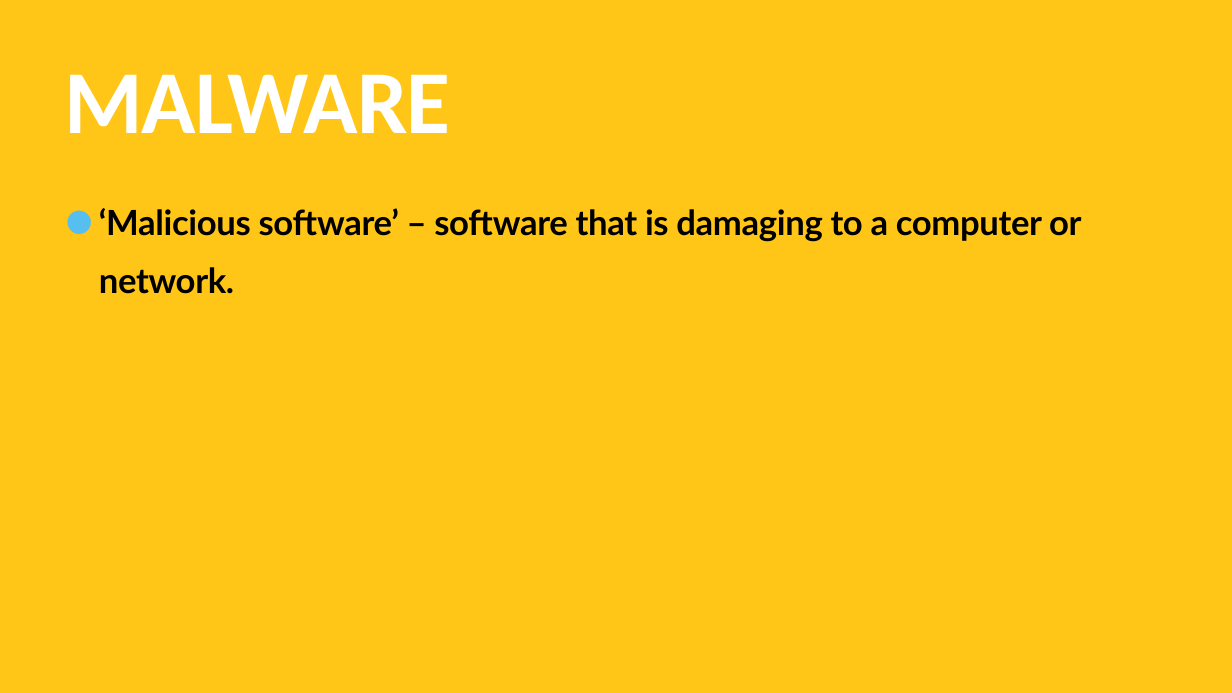
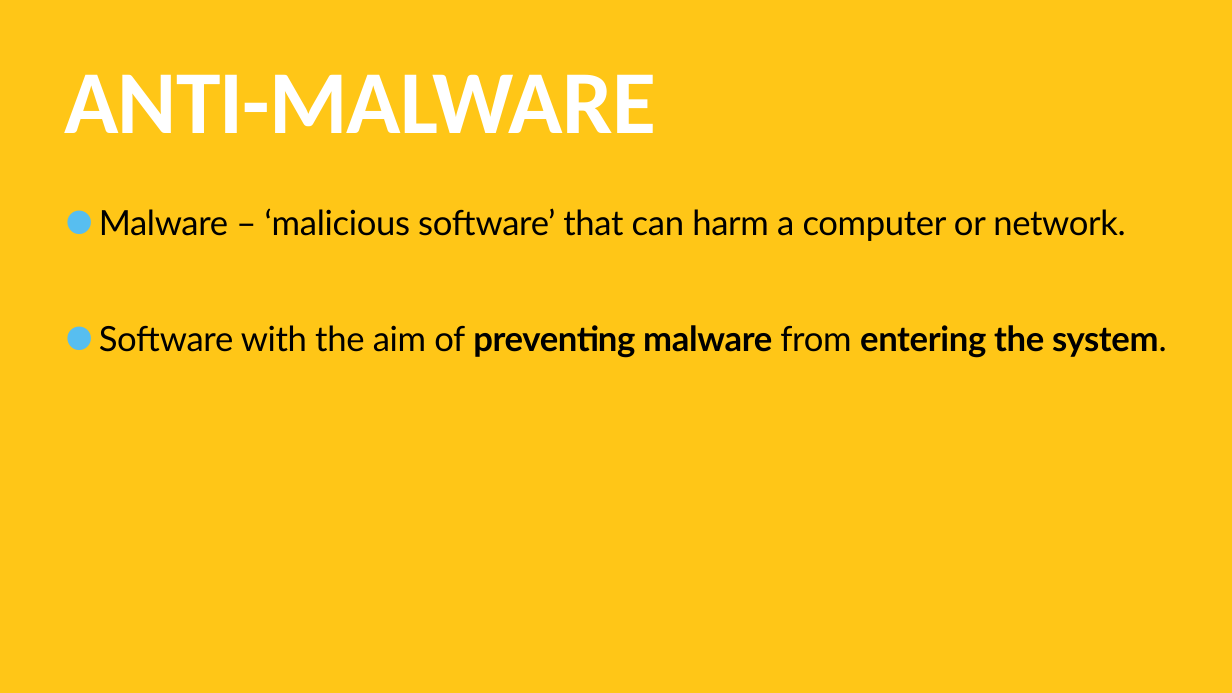
Before and after one commit to TommyWoodley/teaching, a slide deck: slide 6 of Y10/L2/L2.pptx (slide 2 before the commit). Drawn at 1232x693 pixels with LibreOffice and Linux fonts; fonts in the diff are those of the drawing. Boxes give left, top, right and bottom in pixels: in the first picture for what was removed or moved away, otherwise in the second. Text is boxed around its words. In the diff, an @@ line names an element or a change of style, - is before the commit and + after.

Commit message:
added anti-malware and firewalls

```diff
--- a/Y10/L2/L2.pptx
+++ b/Y10/L2/L2.pptx
@@ title at <box>64,74,656,133</box>: text changed @@
-MALWARE
+ANTI-MALWARE
@@ text at <box>99,208,1167,358</box>: text changed; bold off @@
-• ‘Malicious software’ – software that is damaging to a computer or network.
+• Malware – ‘malicious software’ that can harm a computer or network.
+• Software with the aim of preventing malware from entering the system.
```
Also in this commit, not shown: 1 other slide changed, 8 slides added, 9 slides removed, 1 other file.
